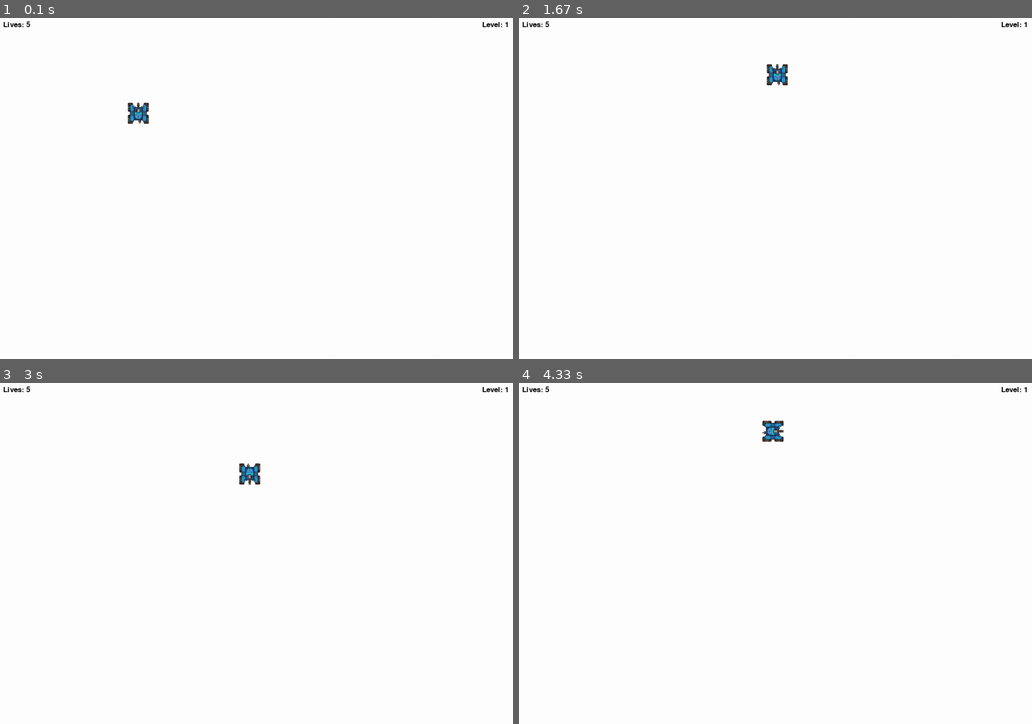
Above: before the commit, frames 1-4 (two rows, left to right).
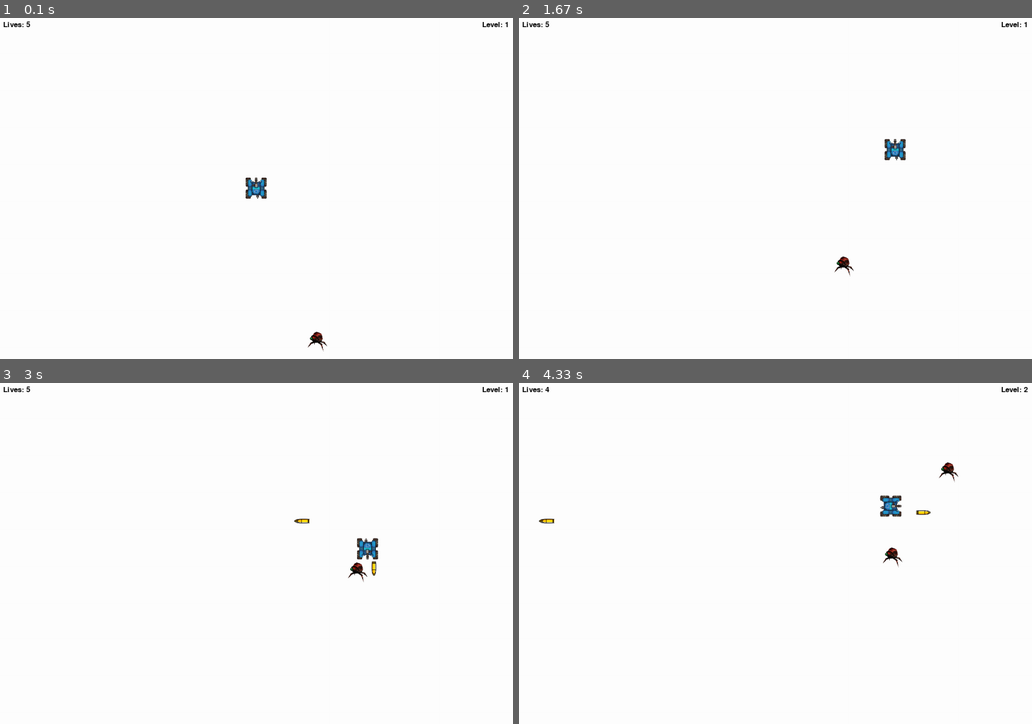
Above: after the commit, the same moments.

Repository: aisng/tank-game
Game: pygame game, started from game.py
The game is run twice, just before and just after one commit, with the same random seed, the same clock (stepped at 60 frames per second) and the same inputs.
Inputs:
- Up to frame 1 (0.1 s): no input
- Up to frame 2 (1.67 s): hold Space 0.33-0.8 s; hold Right 0.33-0.8 s; hold Right 0.83-1.3 s; tap Space at 0.9, 1.2, 1.4 s; hold Up 1.33-1.63 s
- Up to frame 3 (3 s): hold Right 1.67-2.13 s; tap Space at 1.73, 2.03, 2.23, 2.53, 2.8 s; hold Left 2.17-2.7 s; hold Down from 2.73 s (still down)
- Up to frame 4 (4.33 s): release Down at 3.03 s; hold Left 3.07-3.47 s; tap Space at 3.13, 3.43, 3.57, 3.97, 4.27 s; hold Up 3.5-3.87 s; hold Right from 3.9 s (still down)

The runs differ from the first frame. In frame 1, 0.5% of the frame differs, in the area x 24-64%, y 24-98%; in frame 2, 0.5%; in frame 3, 0.6%; in frame 4, 0.7%, in the area x 3-100%, y 1-55%.

Commit message:
bullet img, collision working

Diff:
--- a/game.py
+++ b/game.py
@@ -1,7 +1,9 @@
+import math
+
 import pygame
 import os
 import time
-import random
+from random import randint
 
 pygame.font.init()
 
@@ -10,7 +12,7 @@
 pygame.display.set_caption("Tank game")
 
 SPRITE_WIDTH, SPRITE_HEIGHT = 50, 50
-BULLET_WIDTH, BULLET_HEIGHT = 1, 1
+BULLET_WIDTH, BULLET_HEIGHT = 30, 30
 
 # Load images
 TANK_NORTH = pygame.image.load(os.path.join('assets', 'tank-north.png'))
@@ -25,8 +27,17 @@
 TANK_WEST = pygame.image.load(os.path.join('assets', 'tank-west.png'))
 TANK_WEST = pygame.transform.scale(TANK_WEST, (SPRITE_WIDTH, SPRITE_HEIGHT))
 
-BULLET = pygame.image.load(os.path.join('assets', 'bullet.png'))
-BULLET = pygame.transform.scale(BULLET, (BULLET_WIDTH, BULLET_HEIGHT))
+BULLET_NORTH = pygame.image.load(os.path.join('assets', 'bullet-north.png'))
+BULLET_NORTH = pygame.transform.scale(BULLET_NORTH, (BULLET_WIDTH, BULLET_HEIGHT))
+
+BULLET_EAST = pygame.image.load(os.path.join('assets', 'bullet-east.png'))
+BULLET_EAST = pygame.transform.scale(BULLET_EAST, (BULLET_WIDTH, BULLET_HEIGHT))
+
+BULLET_SOUTH = pygame.image.load(os.path.join('assets', 'bullet-south.png'))
+BULLET_SOUTH = pygame.transform.scale(BULLET_SOUTH, (BULLET_WIDTH, BULLET_HEIGHT))
+
+BULLET_WEST = pygame.image.load(os.path.join('assets', 'bullet-west.png'))
+BULLET_WEST = pygame.transform.scale(BULLET_WEST, (BULLET_WIDTH, BULLET_HEIGHT))
 
 ENEMY = pygame.image.load(os.path.join('assets', 'enemy.png'))
 ENEMY = pygame.transform.scale(ENEMY, (SPRITE_WIDTH, SPRITE_HEIGHT))
@@ -36,41 +47,53 @@
 
 # Colors
 WHITE = (255, 255, 255)
-RED = (255, 0, 0)
+DARK_BLUE = (32, 32, 96)
 
 
 class Projectile:
-    def __init__(self, x, y,  direction):
+    def __init__(self, x, y, direction):
         self.x = x
         self.y = y
         # self.radius = radius
         # self.color = color
         self.vel = 8
         self.direction = direction
-        self.image = BULLET
+        self.image = BULLET_NORTH
+        self.mask = pygame.mask.from_surface(self.image)
 
     def move(self):
         self.x += self.direction[0] * self.vel
         self.y += self.direction[1] * self.vel
 
     def draw(self, window):
-        window.blit(self.image, (self.x, self.y))
+        if self.direction == (1, 0):
+            window.blit(BULLET_EAST, (self.x, self.y))
+        elif self.direction == (0, 1):
+            window.blit(BULLET_SOUTH, (self.x, self.y))
+        elif self.direction == (-1, 0):
+            window.blit(BULLET_WEST, (self.x, self.y))
+        else:
+            window.blit(self.image, (self.x, self.y))
+
         # pygame.draw.circle(window, self.color, (self.x, self.y), self.radius)
 
+    def collision(self, obj):
+        return collide(self, obj)
+
 
 class Tank:
-    def __init__(self, x, y, health=100):
+    def __init__(self, x, y):
         self.x = x
         self.y = y
-        self.health = health
         self.north = False
         self.east = False
         self.south = False
         self.west = False
         self.image = TANK_NORTH
-        self.max_health = health
         self.vel = 5
         self.bullets = []
+        self.bullet_direction = (0, -1)
+        self.mask = pygame.mask.from_surface(self.image)
 
     def draw(self, window):
         if self.east:
@@ -84,38 +107,102 @@
         for bullet in self.bullets:
             bullet.draw(window)
 
-    # region experiment TODO: add objs param for collision
-    def move_bullets(self, direction):
+    def shoot(self):
+        if len(self.bullets) < 5:
+            tank_x, tank_y = round(self.x + self.get_width() // 2), round(
+                self.y + self.get_height() // 2)
+            bullet = Projectile(tank_x, tank_y, self.bullet_direction)
+            self.bullets.append(bullet)
+
+    def move_bullets(self, objs):
+        win_rect = pygame.Rect(0, 0, WIDTH, HEIGHT)
         for bullet in self.bullets:
             bullet.move()
-            win_rect = pygame.Rect(0, 0, WIDTH, HEIGHT)
-            if not win_rect.collidepoint((bullet.x, bullet.y)):
-                self.bullets.pop(self.bullets.index(bullet))
-
-    def shoot(self):
-        bullet = Projectile(self.x, self.y, (0, -1))
-        self.bullets.append(bullet)
-
-    # endregion
+            if not win_rect.collidepoint((bullet.x, bullet.y)):  # making bullet disappear if off-screen
+                # self.bullets.pop(self.bullets.index(bullet))
+                self.bullets.remove(bullet)
+            else:
+                for obj in objs:
+                    if bullet.collision(obj):
+                        # objs.pop(objs.index(obj))
+                        objs.remove(obj)
+                        if bullet in self.bullets:
+                            # self.bullets.pop(self.bullets.index(bullet))
+                            self.bullets.remove(bullet)
+
+    def move_north(self):
+        self.y -= self.vel
+        self.north = True
+        self.east, self.south, self.west = False, False, False
+        self.bullet_direction = (0, -1)
+
+    def move_east(self):
+        self.x += self.vel
+        self.east = True
+        self.north, self.south, self.west = False, False, False
+        self.bullet_direction = (1, 0)
+
+    def move_south(self):
+        self.y += self.vel
+        self.south = True
+        self.east, self.west, self.north = False, False, False
+        self.bullet_direction = (0, 1)
+
+    def move_west(self):
+        self.x -= self.vel
+        self.west = True
+        self.north, self.east, self.south = False, False, False
+        self.bullet_direction = (-1, 0)
+
     def get_width(self):
         return self.image.get_width()
 
     def get_height(self):
         return self.image.get_height()
+
+
+class Enemy:
+    def __init__(self, x, y, health=100):
+        self.x = x
+        self.y = y
+        self.health = health
+        self.image = ENEMY
+        self.vel = 2
+        self.mask = pygame.mask.from_surface(self.image)
+
+    def draw(self, window):
+        window.blit(self.image, (self.x, self.y))
+
+    def chase_tank(self, tank):
+        # Find direction vector (dx, dy) between enemy and player.
+        dx, dy = tank.x - self.x, tank.y - self.y
+        dist = math.hypot(dx, dy)
+        dx, dy = dx / dist, dy / dist  # Normalize.
+        # Move along this normalized vector towards the player at current speed.
+        self.x += dx * self.vel
+        self.y += dy * self.vel
+
+
+def collide(obj1, obj2):
+    offset_x = obj2.x - obj1.x
+    offset_y = obj2.y - obj1.y
+    return obj1.mask.overlap(obj2.mask, (offset_x, offset_y)) is not None
 
 
 def main():
     run = True
     FPS = 60
-    level = 1
+    level = 0
     lives = 5
     main_font = pygame.font.SysFont("comicsans", 25)
 
+    starting_pos_x = (WIDTH - WIDTH / 2) - (SPRITE_WIDTH - SPRITE_WIDTH / 2)
+    starting_pos_y = (HEIGHT - HEIGHT / 2) - (SPRITE_HEIGHT - SPRITE_HEIGHT / 2)
     player_vel = 5
-    tank = Tank(300, 200)
-    bullets = []
-
-    direction = (0, -1)
+    tank = Tank(starting_pos_x, starting_pos_y)
+
+    enemies = []
+    wave_length = 0
 
     clock = pygame.time.Clock()
 
@@ -131,53 +218,45 @@
         # for bullet in bullets:
         #     bullet.draw(WIN)
 
+        for enemy in enemies:
+            enemy.draw(WIN)
+
         tank.draw(WIN)
 
         pygame.display.update()
 
     while run:
         clock.tick(FPS)
-
         for event in pygame.event.get():
             if event.type == pygame.QUIT:
                 run = False
 
-        # for bullet in bullets:
-        #     bullet.move()
-        #     win_rect = pygame.Rect(0, 0, WIDTH, HEIGHT)
-        #     if not win_rect.collidepoint((bullet.x, bullet.y)):
-        #         bullets.pop(bullets.index(bullet))
+        if len(enemies) == 0:
+            level += 1
+            wave_length += 1
+            for i in range(wave_length):
+                enemy = Enemy(randint(10, WIDTH - 10), randint(10, HEIGHT - 10))
+                enemies.append(enemy)
 
         keys = pygame.key.get_pressed()
+
         if keys[pygame.K_UP] and tank.y - tank.vel > 0:
-            tank.y -= tank.vel
-            tank.north = True
-            tank.east, tank.south, tank.west = False, False, False
-            direction = (0, -1)
-            # tank.move_bullets(direction)
+            tank.move_north()
         elif keys[pygame.K_RIGHT] and tank.x + tank.vel + tank.get_width() < WIDTH:
-            tank.x += tank.vel
-            tank.east = True
-            tank.north, tank.south, tank.west = False, False, False
-            direction = (1, 0)
+            tank.move_east()
         elif keys[pygame.K_DOWN] and tank.y + player_vel + tank.get_height() < HEIGHT:
-            tank.y += tank.vel
-            tank.south = True
-            tank.north, tank.east, tank.west = False, False, False
-            direction = (0, 1)
+            tank.move_south()
         elif keys[pygame.K_LEFT] and tank.x - tank.vel > 0:
-            tank.x -= tank.vel
-            tank.west = True
-            tank.north, tank.east, tank.south = False, False, False
-            direction = (-1, 0)
+            tank.move_west()
         if keys[pygame.K_SPACE]:
             tank.shoot()
-            # if len(bullets) < 5:
-            #     tank_x, tank_y = round(tank.x + tank.get_width() // 2), round(tank.y + tank.get_height() // 2)
-            #     bullet = Projectile(tank_x, tank_y, 6, (0, 0, 0), direction)
-            #     bullets.append(bullet)
-            tank.move_bullets(direction)
+        for enemy in enemies:
+            enemy.chase_tank(tank)
+            if collide(enemy, tank):
+                lives -= 1
+                enemies.pop(enemies.index(enemy))
         redraw_window()
+        tank.move_bullets(enemies)
 
 
 main()
Binary file added: assets/bullet-east.png
Renamed: assets/bullet.png -> assets/bullet-north.png
Binary file added: assets/bullet-south.png
Binary file added: assets/bullet-west.png
